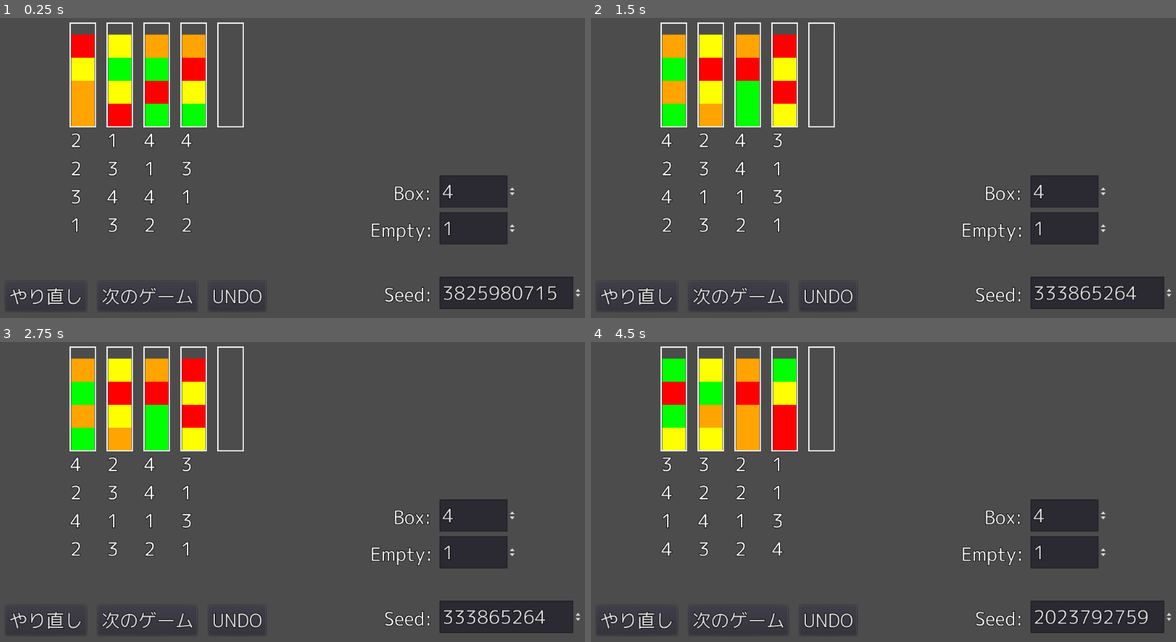
Above: before the commit, frames 1-4 (two rows, left to right).
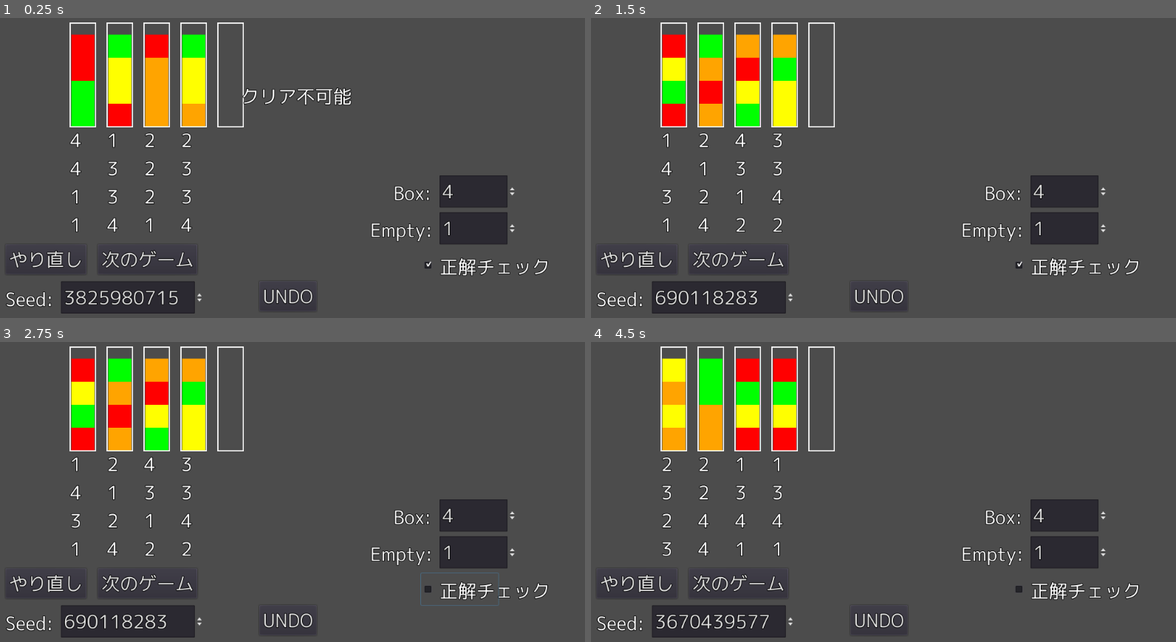
Above: after the commit, the same moments.

Repository: syun77/gd_sortpuzzle
Game: Godot game, scene res://Main.tscn
Two runs of this game, one before a commit and one after it. Both use one fixed random seed, a clock stepped at 60 frames per second and the inputs below.
Inputs (mouse positions are in pixels of both pictures, inside the frame that each line leads up to):
- Up to frame 1 (0.25 s): no input
- Up to frame 2 (1.5 s): click "やり直し" at 0.5 s; click "次のゲーム" at 1.25 s
- Up to frame 3 (2.75 s): click (462, 588) at 2.02 s
- Up to frame 4 (4.5 s): click "UNDO" at 2.75 s; click "やり直し" at 3.5 s; click "次のゲーム" at 4.25 s

The runs differ from the first frame. In frame 1, 10% of the frame differs, in the area x 1-100%, y 5-99%; in frame 2, 9.5%; in frame 3, 9.6%; in frame 4, 10%.

Commit message:
正解チェックの切り替えボタンを実装

Diff:
--- a/Main.gd
+++ b/Main.gd
@@ -20,6 +20,7 @@
 onready var _spinbox_seed = $UILayer/LabelSeed/SpinBox
 onready var _spinbox_boxnum = $UILayer/LabelBox/SpinBox
 onready var _spinbox_emptynum = $UILayer/LabelEmpty/SpinBox
+onready var _checkbox_resolve = $UILayer/LabelResolve/CehckBox
 onready var _label_step = $UILayer/LabelStep
 onready var _btn_undo = $UILayer/ButtonUndo
 onready var _label_caption = $UILayer/LabelCaption
@@ -40,6 +41,7 @@
 	# UIに反映.
 	_spinbox_boxnum.value = WaterCommon.box_num
 	_spinbox_emptynum.value	= WaterCommon.empty_num
+	_checkbox_resolve.pressed = WaterCommon.check_resolve
 
 	ReplayMgr.reset()
 	WaterCommon.new_game_rnd() # 乱数を初期化.
@@ -76,11 +78,15 @@
 	var empty_num = _spinbox_emptynum.value
 
 	# リトライ回数.
-	var cnt_retry = 10
+	var cnt_retry = 1
 	for _i in range(cnt_retry):
 		# 問題を生成.
 		print("問題を生成:%d"%(_i+1))
 		WaterLogic.create(box_num, empty_num)
+		if WaterCommon.check_resolve == false:
+			ret = true # クリア可能としてしまう.
+			break
+
 		# クリア可能かどうか判定。内部でリプレイデータを使う
 		#if true:
 		if WaterLogic.can_resolve():
@@ -96,6 +102,13 @@
 	# リプレイをリセット.
 	ReplayMgr.reset()
 	return ret
+
+## 問題生成2.
+func _create2() -> bool:
+	var box_num = _spinbox_boxnum.value
+	var empty_num = _spinbox_emptynum.value
+	WaterLogic.create2(box_num, empty_num)
+	return true # 必ず解けるはず…
 
 ## 更新.
 func _process(delta: float) -> void:
@@ -182,6 +195,7 @@
 
 	WaterCommon.box_num = _spinbox_boxnum.value
 	WaterCommon.empty_num = _spinbox_emptynum.value
+	WaterCommon.check_resolve = _checkbox_resolve.pressed
 
 # ----------------------------------------
 # signals.
--- a/Main.tscn
+++ b/Main.tscn
@@ -10,25 +10,25 @@
 
 [node name="ButtonRetry" type="Button" parent="UILayer"]
 margin_left = 16.0
-margin_top = 512.0
+margin_top = 448.0
 margin_right = 156.0
-margin_bottom = 564.0
+margin_bottom = 500.0
 theme = ExtResource( 2 )
 text = "やり直し"
 
 [node name="ButtonNextGame" type="Button" parent="UILayer"]
 margin_left = 176.0
-margin_top = 512.0
+margin_top = 448.0
 margin_right = 348.0
-margin_bottom = 564.0
+margin_bottom = 500.0
 theme = ExtResource( 2 )
 text = "次のゲーム"
 
 [node name="LabelSeed" type="Label" parent="UILayer"]
-margin_left = 672.0
-margin_top = 512.0
-margin_right = 924.0
-margin_bottom = 558.0
+margin_left = 16.0
+margin_top = 520.0
+margin_right = 268.0
+margin_bottom = 566.0
 theme = ExtResource( 2 )
 text = "Seed:"
 
@@ -73,18 +73,32 @@
 max_value = 2.0
 value = 1.0
 
+[node name="LabelResolve" type="Label" parent="UILayer"]
+margin_left = 768.0
+margin_top = 464.0
+margin_right = 1020.0
+margin_bottom = 510.0
+theme = ExtResource( 2 )
+text = "正解チェック"
+
+[node name="CehckBox" type="CheckBox" parent="UILayer/LabelResolve"]
+margin_left = -32.0
+margin_top = -8.0
+margin_right = 102.0
+margin_bottom = 48.0
+
 [node name="LabelStep" type="Label" parent="UILayer"]
-margin_left = 672.0
+margin_left = 456.0
 margin_top = 456.0
-margin_right = 782.0
+margin_right = 566.0
 margin_bottom = 502.0
 theme = ExtResource( 2 )
 text = "Step: 1"
 
 [node name="ButtonUndo" type="Button" parent="UILayer"]
-margin_left = 368.0
+margin_left = 456.0
 margin_top = 512.0
-margin_right = 467.0
+margin_right = 555.0
 margin_bottom = 564.0
 theme = ExtResource( 2 )
 text = "UNDO"
--- a/WaterCommon.gd
+++ b/WaterCommon.gd
@@ -37,6 +37,7 @@
 var _is_reset_game = true # ゲームをリセットするかどうか.
 var box_num:int = 4
 var empty_num:int = 1
+var check_resolve = true # クリア可能のチェックをするかどうか.
 
 # -----------------------------------------
 # public functions.
--- a/src/logic/WaterLogic.gd
+++ b/src/logic/WaterLogic.gd
@@ -13,6 +13,7 @@
 	var _box_idx = 0 # 箱番号.
 	var _tile_pos = 0 # 箱内の位置.
 	var _color = 0 # タイルの色.
+	var _moved = false # 問題生成用の移動済みフラグ.
 
 	## セットアップ.
 	func setup(box_idx:int, tile_pos:int, color:int) -> void:
@@ -42,6 +43,11 @@
 		_uid = uid
 	func get_uid() -> int:
 		return _uid
+
+	func moved() -> bool:
+		return _moved
+	func set_moved(b:bool) -> void:
+		_moved = b
 
 ## MyTileを入れる箱.
 class MyBox:
@@ -121,6 +127,11 @@
 
 		return ret
 
+	func top() -> MyTile:
+		if empty():
+			return null
+		return _stack.back()
+
 	func top_color() -> int:
 		if empty():
 			return WaterCommon.TILE_IDX_EMPTY # 空.
@@ -193,6 +204,98 @@
 		_box_list.append(box)
 		box_idx += 1
 
+## 生成2.
+func create2(fill_cnt:int, empty_cnt:int) -> void:
+	# 初期化.
+	init()
+
+	# 中身あり.
+	var tbl = []
+	for j in range(fill_cnt):
+		for i in range(WaterCommon.BOX_CAPACITY_NUM):
+			tbl.append(j + 1) # 1始まり.
+	# シャッフルはしない.
+	#tbl.shuffle()
+	print(tbl)
+
+	# 空.
+	var box:MyBox = null
+	var box_idx = 0
+	for i in range(tbl.size()):
+		var v = tbl[i]
+		box_idx = int(i / WaterCommon.BOX_CAPACITY_NUM)
+		var tile_idx = i % WaterCommon.BOX_CAPACITY_NUM
+		if tile_idx == 0:
+			# 箱を生成.
+			box = MyBox.new()
+			box.setup(box_idx)
+			_box_list.append(box)
+
+		# タイルを生成.
+		var tile = MyTile.new()
+		tile.setup(box_idx, tile_idx, v)
+		box.push(tile)
+
+	# 空の容器を作っておく.
+	box_idx += 1
+	for i in range(empty_cnt):
+		box = MyBox.new()
+		box.setup(box_idx)
+		_box_list.append(box)
+		box_idx += 1
+
+	var search_mode = 0 # 0: movedのみ. 1: moved以外にも置ける.
+	while true:
+		var cnt = 0
+		var src_tbl = range(count_box())
+		src_tbl.shuffle() # ランダムで開始位置を決める.
+		for i in src_tbl:
+			var src_box:MyBox = get_box(i)
+			if src_box.empty():
+				continue # 空からは移動できない.
+			if is_moved_top(i):
+				continue # 移動元にできないタイル.
+			var dst_tbl = [] # 移動先の候補.
+			for j in range(count_box()):
+				if i == j:
+					continue # 同じ位置は除外.
+
+				var can_move = true
+				match search_mode:
+					0:
+						if is_full_box(j):
+							can_move = false # 移動先にできない箱
+						if is_empty_box(j):
+							pass # 空の箱はOK.
+						elif is_moved_top(j) == false:
+							can_move = false # 移動先にできないタイルがある.
+					1:
+						if can_push_box(j) == false:
+							can_move = false # 置けない.
+				if can_move:
+					dst_tbl.append(j) # 移動可能.
+
+			dst_tbl.shuffle() # 移動先をランダムで決める
+			if dst_tbl.size() > 0:
+				# 移動する.
+				var dst_idx = dst_tbl[0]
+				var dst_box = get_box(dst_idx)
+				var src_tile = src_box.pop()
+				src_tile.set_moved(true) # 移動した.
+				print(to_tiles())
+				print(i, " -> ", dst_idx)
+				dst_box.push(src_tile)
+				print(to_tiles())
+				cnt += 1
+				break
+
+		if cnt == 0:
+			match search_mode:
+				0:
+					search_mode = 1 # モード切替.
+				1:
+					break # 移動できなくなったら終了.
+
 ## 更新.
 func update(box_idx:int, data:ReplayData) -> bool:
 	var ret = false # 入れ替えできたかどうか.
@@ -226,12 +329,14 @@
 	var box_list = _get_active_box_list()
 	for box in box_list:
 		var cnt = box.count_tile()
+		ret += "["
 		for i in range(WaterCommon.BOX_CAPACITY_NUM):
 			if i >= cnt:
 				ret += "0"
 				continue
 			var tile:MyTile = box.get_tile(i)
 			ret += "%d"%tile.get_color()
+		ret += "]"
 
 	return ret
 
@@ -492,3 +597,39 @@
 			ret.append(d)
 
 	return ret
+
+## 指定のタイルが移動済みかどうか.
+func check_moved_tile(box_idx:int, tile_pos:int) -> bool:
+	var tile:MyTile = get_tile(box_idx, tile_pos)
+	if tile == null:
+		return false
+	return tile.moved()
+## 指定のタイルを移動済みにする.
+func set_moved_tile(box_idx:int, tile_pos:int, b:bool) -> void:
+	var tile:MyTile = get_tile(box_idx, tile_pos)
+	if tile == null:
+		return
+	tile.set_moved(b)
+## トップのタイルが移動済みかどうか.
+func is_moved_top(box_idx:int) -> bool:
+	var box = get_box(box_idx)
+	var tile = box.top()
+	return tile.moved()
+
+func can_push_box(box_idx:int) -> bool:
+	var box = get_box(box_idx)
+	if box == null:
+		return false
+	if box.full():
+		return false
+	return true # 一杯でなければ置ける.
+func is_full_box(box_idx:int) -> bool:
+	var box = get_box(box_idx)
+	if box == null:
+		return true
+	return box.full()
+func is_empty_box(box_idx:int) -> bool:
+	var box = get_box(box_idx)
+	if box == null:
+		return true
+	return box.empty()
